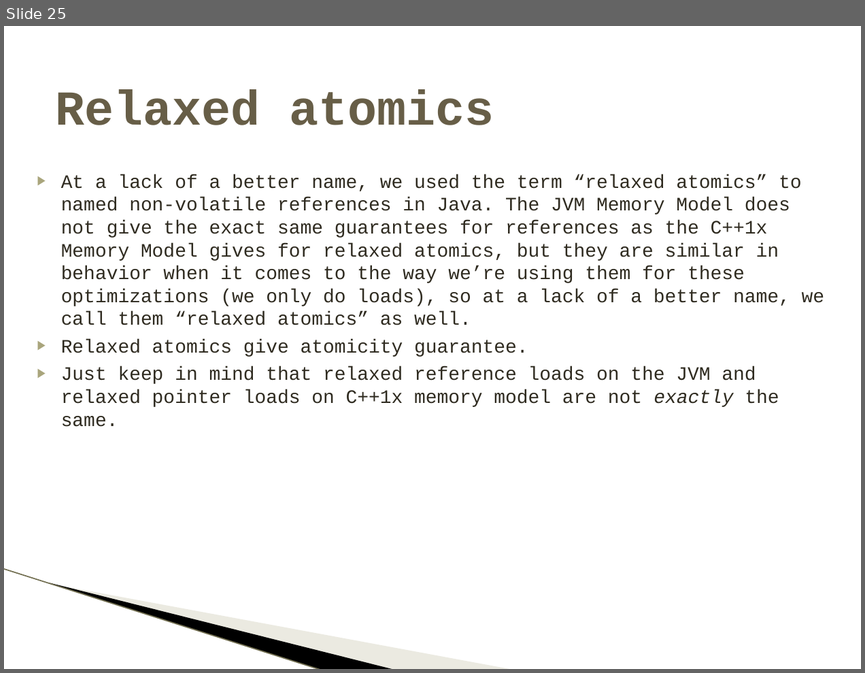
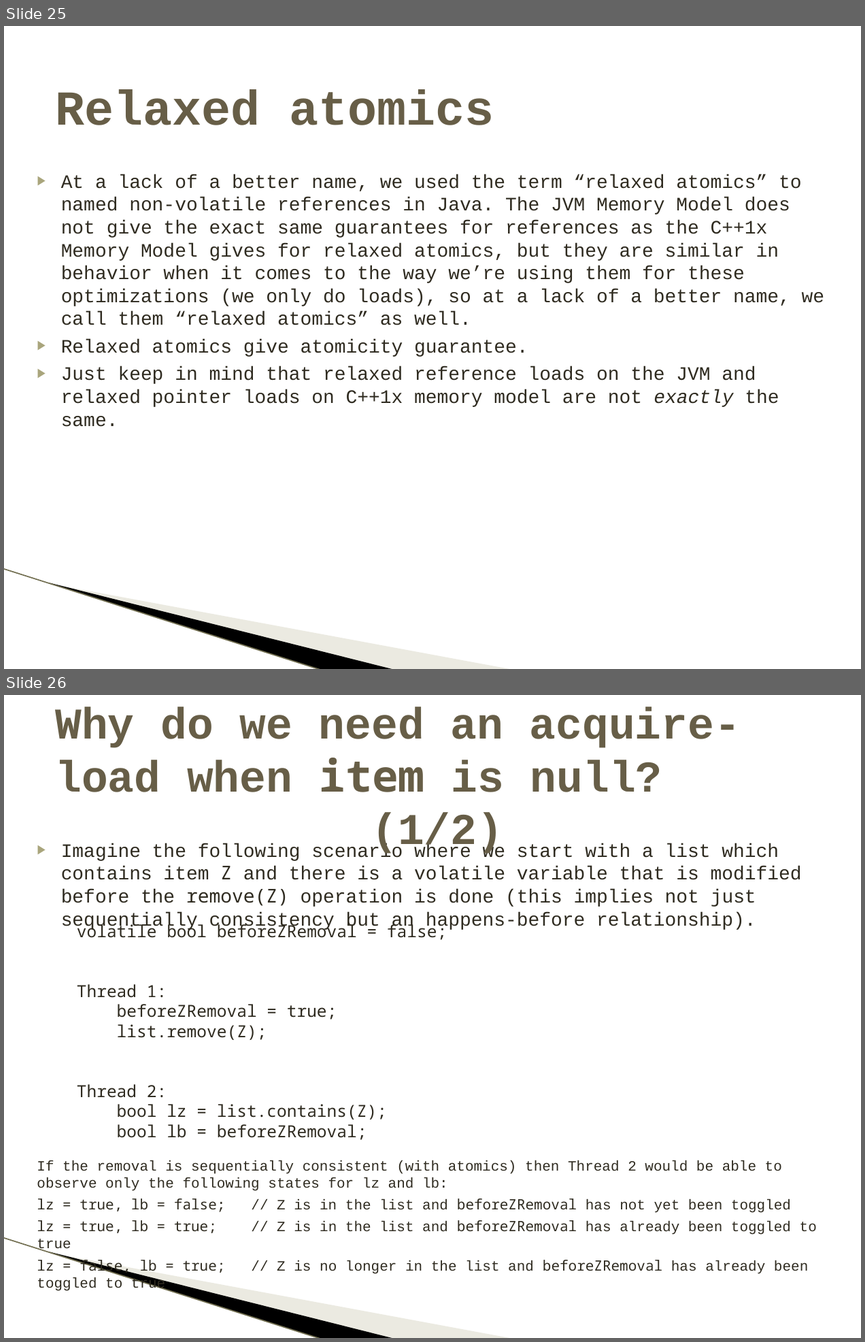
Before and after one commit to pramalhe/ConcurrencyFreaks, a slide deck: Presentations/ConcurrentLinkedQueueRelaxed.pptx. Shown one above the other, each under a label of ours: slide 25 before the commit, slides 25 and 26 after it. The pictures are 865x673 and 865x1342 pixels, drawn with LibreOffice and Linux fonts; fonts in the diff are those of the drawing; background and template pictures are left out. Boxes give left, top, right and bottom in pixels: in the first picture for what was removed or moved away, otherwise in the second. Text is boxed around its words. In the diff, an @@ line names an element or a change of style, - is before the commit and + after.

Commit message:
Added back acquire load of item

```diff
--- a/Presentations/ConcurrentLinkedQueueRelaxed.pptx
+++ b/Presentations/ConcurrentLinkedQueueRelaxed.pptx
@@ slide 26 added at bbox=[4, 695, 861, 1338], background #FFFFFF; not listed: 3 template elements that a slide beside it also shows @@
@@ title added at bbox=[55, 707, 740, 856], 36.9 pt, text #675E47, bold @@
+Why do we need an acquire-load when item is null? (1/2)
@@ text added at bbox=[61, 843, 802, 931], 16 pt, text #2F2B20 @@
+▶ Imagine the following scenario where we start with a list which contains item Z and there is a volatile variable that is modified before the remove(Z) operation is done (this implies not just sequentially consistency but an happens-before relationship).
@@ text added at bbox=[77, 921, 447, 1140], 14 pt, text #2F2B20 @@
+volatile bool beforeZRemoval = false;
+Thread 1:
+beforeZRemoval = true;
+list.remove(Z);
+Thread 2:
+bool lz = list.contains(Z);
+bool lb = beforeZRemoval;
@@ text added at bbox=[37, 1160, 817, 1292], 12 pt, text #2F2B20 @@
+If the removal is sequentially consistent (with atomics) then Thread 2 would be able to observe only the following states for lz and lb:
+lz = true, lb = false; // Z is in the list and beforeZRemoval has not yet been toggled
+lz = true, lb = true; // Z is in the list and beforeZRemoval has already been toggled to true
+lz = false, lb = true; // Z is no longer in the list and beforeZRemoval has already been toggled to true
```
Also in this commit, not shown: 4 slides changed, 1 other slide added, 2 other files.
